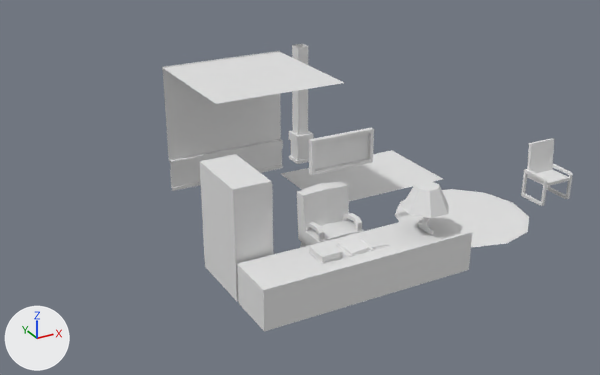
The FBX model Assets/Models/fatherApartmentEnvironmentInside.fbx, before and after one commit.
Before and after are seen from a 50 mm camera at (-10.12, -15.36, 10.76) aimed at (0.51, 3.97, 1.1). Arrows for +X, +Y and +Z are at lower left; the lights stay in place.

Objects in the first picture: 'Chair_1', 'Chair_2', 'DeskLamp', 'Locker_1', 'OpenedBook', 'PortiegeDesk', 'RoundCarpet', 'SquareCarpet', 'keyHolderDesk', 'sealing', 'wall_1', 'wall_1Corner'.
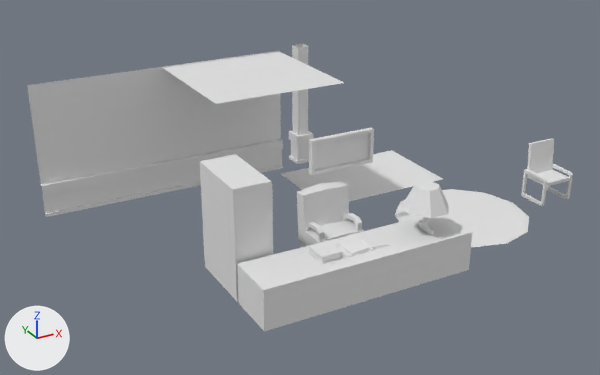
Changed parts and their boxes (x1, y1, x2, y2) in the pictures (600 x 375 px):
'wall_1.001', added: after (27, 67, 172, 217)

The change, as a list of edits to the scene's bpy script:
```text
Add me_cube_012:
    me_cube_012.from_pydata([(-1.99, -0.07, 0.1), (-1.99, 0.0, 4.03), (1.99, 0.0, 1.01), (-1.99, 0.0, 1.01), (1.99, -0.07, 0.1), (1.99, 0.0, 4.03), (1.99, -0.07, 0.71), (-1.99, -0.07, 0.71), (-1.99, -0.13, 0.71), (-1.99, -0.13, 1.01), (1.99, -0.13, 0.71), (1.99, -0.13, 1.01), (-1.99, -0.13, 0.1), (1.99, -0.13, 0.1), (-1.99, -0.13, 0.0), (1.99, -0.13, 0.0)], [], [(2, 3, 9, 11), (4, 0, 12, 13), (7, 6, 10, 8), (6, 7, 0, 4), (11, 9, 8, 10), (5, 1, 3, 2), (13, 12, 14, 15)])
Add ob_wall_1_001:
    ob_wall_1_001 = bpy.data.objects.new('wall_1.001', me_cube_012)
    ob_wall_1_001.location = (-3.98, 8.0, 0.0)
```
